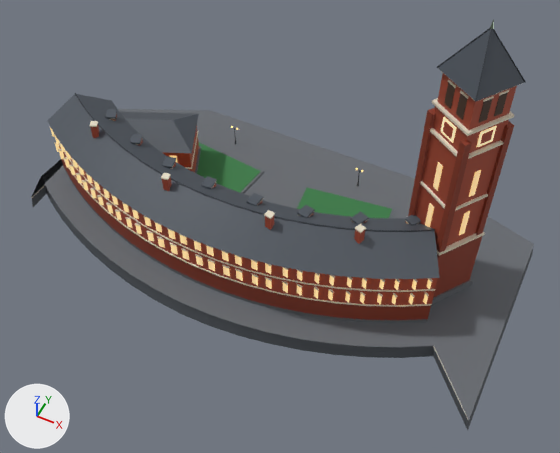
The glTF model assets/landmarks/lm_04_truong_cdsp_dalat.glb, before and after one commit.
Both versions are drawn from a camera (50 mm lens) standing at (45.3, -81.6, 111.1) and looking at (6.9, -4.8, 15.0). Lighting does not change. The marker at lower left points along +X, +Y and +Z. The first picture is the older version. Vertices at exactly the same position are counted once.

In view in the first picture: 'BellTower_54m_Slate_Spire', 'BellTower_54m_Stone_And_DarkBrick', 'BellTower_54m_Toulouse_Brick', 'Courtyard_Granite_Curbs', 'Courtyard_Green_Parterre', 'CurvedWing_Classroom_Windows_Glow', 'CurvedWing_French_Slate_Roof', 'CurvedWing_Romanesque_Cream_Trim', 'CurvedWing_Rusticated_Brick_Base', 'CurvedWing_Toulouse_Red_Brick', 'Foundation_Plinth_Trim', 'Foundation_Skirt' and 5 more.
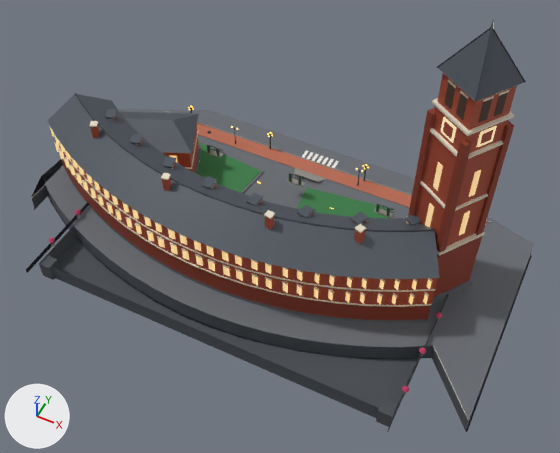
Changed parts and their boxes (x1, y1, x2, y2) in the pictures (560 x 453 px):
'Phase2_Foundation_Skirt_Minus3p5m', added
    after: (39, 226, 421, 427)
'Foundation_Skirt', reshaped
    before: (32, 185, 533, 430)
    after: (32, 185, 532, 432)
'Phase2_Interlocking_Brick_Sidewalk', added
    after: (197, 123, 487, 231)
'Phase2_Granite_Curb_And_Entry_Steps', added
    after: (51, 111, 491, 395)
'Phase2_WroughtIron_Balconies_Railings_Manholes', added
    after: (26, 107, 449, 432)
'Phase2_Pine_And_Bougainvillea_Fence', added
    after: (49, 209, 442, 392)
'Phase2_Zebra_Crosswalk_And_Signboard', added
    after: (302, 150, 339, 168)
'Phase2_Timber_Louver_Shutters_And_Bridge', added
    after: (207, 145, 390, 216)
'Phase2_5Globe_Streetlamps_And_Facade_Glow', added
    after: (188, 105, 369, 209)

Diff of the bpy script that builds the scene:
```diff
--- a/assets/landmarks/lm_04_truong_cdsp_dalat.glb.py
+++ b/assets/landmarks/lm_04_truong_cdsp_dalat.glb.py
@@ me_foundation_skirt @@
-me_foundation_skirt.from_pydata(...)  # 92 vertices, 134 faces; spans x -49.0..46.0, y -17.1..31.4, z -3.0..0.0
+me_foundation_skirt.from_pydata(...)  # 69 vertices, 134 faces; spans x -49.0..46.0, y -17.1..31.4, z -3.5..0.0
+# me_foundation_skirt part 1
+# 64 vertices are removed from x -49.0..46.0, y -17.1..31.4, z -3.0..-1.5
+# 131 faces are deleted
+# 3 vertices in x -46.7..45.7, y -16.0..-5.4, z -1.5 move by (0.0, 0.0, -2.0)
+# 2 vertices move from x -44.0..-39.2, y -8.2..-5.4, z -1.5 to x -39.4..-34.4, y -10.6..-8.2, z -3.5
+# 41 vertices are added at x -49.0..46.0, y -17.1..31.4, z -3.5
+# 131 new faces join them
 me_foundation_skirt.materials.append(mat_foundation_split_granite)
@@ ob_phase2_5globe_streetlamps_and_facade_glow @@
+ob_phase2_5globe_streetlamps_and_facade_glow = bpy.data.objects.new('Phase2_5Globe_Streetlamps_And_Facade_Glow', me_phase2_5globe_streetlamps_and_facade_glow)  # 552 vertices, 1008 faces; spans x -30.4..30.4, y 15.5..26.5, z 0.2..4.8; in mat_p2_heritage_signage_and_5globe_glow (yellow #ffe08a, glowing orange #f9c753)
+ob_phase2_5globe_streetlamps_and_facade_glow.location = (0.0, 0.0, 0.0)
@@ ob_phase2_pine_and_bougainvillea_fence @@
+ob_phase2_pine_and_bougainvillea_fence = bpy.data.objects.new('Phase2_Pine_And_Bougainvillea_Fence', me_phase2_pine_and_bougainvillea_fence)  # 260 vertices, 480 faces; spans x -35.6..35.6, y -16.7..16.7, z 0.8..2.1; in mat_p2_bougainvillea_and_pine_hedge (pink #c83e6b)
+ob_phase2_pine_and_bougainvillea_fence.location = (0.0, 0.0, 0.0)
@@ ob_phase2_timber_louver_shutters_and_bridge @@
+ob_phase2_timber_louver_shutters_and_bridge = bpy.data.objects.new('Phase2_Timber_Louver_Shutters_And_Bridge', me_phase2_timber_louver_shutters_and_bridge)  # 48 vertices, 72 faces; spans x -19.6..19.6, y 15.5..15.6, z 3.9..6.0; in mat_p2_french_louver_shutter_wood (dark green #3d5a45)
+ob_phase2_timber_louver_shutters_and_bridge.location = (0.0, 0.0, 0.0)
@@ ob_phase2_wroughtiron_balconies_railings_manholes @@
+ob_phase2_wroughtiron_balconies_railings_manholes = bpy.data.objects.new('Phase2_WroughtIron_Balconies_Railings_Manholes', me_phase2_wroughtiron_balconies_railings_manholes)  # 532 vertices, 836 faces; spans x -35.0..35.0, y -23.7..26.3, z 0.0..4.8; in mat_p2_wrought_iron_balcony_lamp (black #22262a)
+ob_phase2_wroughtiron_balconies_railings_manholes.location = (0.0, 0.0, 0.0)
@@ ob_phase2_zebra_crosswalk_and_signboard @@
+ob_phase2_zebra_crosswalk_and_signboard = bpy.data.objects.new('Phase2_Zebra_Crosswalk_And_Signboard', me_phase2_zebra_crosswalk_and_signboard)  # a box spanning x -3.76..-3.14, y 26.41..28.81, z 0.0..0.06; a box spanning x -2.61..-1.99, y 26.41..28.81, z 0.0..0.06; a box spanning x -1.46..-0.84, y 26.41..28.81, z 0.0..0.06; a box spanning x -0.31..0.31, y 26.41..28.81, z 0.0..0.06; a box spanning x 0.84..1.46, y 26.41..28.81, z 0.0..0.06; a box spanning x 1.99..2.61, y 26.41..28.81, z 0.0..0.06; a box spanning x 3.14..3.76, y 26.41..28.81, z 0.0..0.06; in mat_p2_crosswalk_and_signage_ivory (white #f4efe6)
+ob_phase2_zebra_crosswalk_and_signboard.location = (0.0, 0.0, 0.0)
@@ ob_phase2_interlocking_brick_sidewalk @@
+ob_phase2_interlocking_brick_sidewalk = bpy.data.objects.new('Phase2_Interlocking_Brick_Sidewalk', me_phase2_interlocking_brick_sidewalk)  # a box spanning x -36.1..36.1, y 22.9..26.1, z 0.0..0.2; in mat_p2_interlocking_brick_sidewalk (orange #b86b52)
+ob_phase2_interlocking_brick_sidewalk.location = (0.0, 0.0, 0.0)
@@ ob_phase2_granite_curb_and_entry_steps @@
+ob_phase2_granite_curb_and_entry_steps = bpy.data.objects.new('Phase2_Granite_Curb_And_Entry_Steps', me_phase2_granite_curb_and_entry_steps)  # 152 vertices, 228 faces; spans x -36.9..36.9, y -16.3..26.3, z 0.0..3.9; in mat_p2_granite_curb_steps (grey #8d8b84)
+ob_phase2_granite_curb_and_entry_steps.location = (0.0, 0.0, 0.0)
@@ ob_phase2_foundation_skirt_minus3p5m @@
+ob_phase2_foundation_skirt_minus3p5m = bpy.data.objects.new('Phase2_Foundation_Skirt_Minus3p5m', me_phase2_foundation_skirt_minus3p5m)  # 56 vertices, 82 faces; spans x -34.6..34.6, y -20.8..20.8, z -3.5..10.9; in mat_p2_split_granite_skirt_3p5m (dark grey #4d5258)
+ob_phase2_foundation_skirt_minus3p5m.location = (0.0, 0.0, 0.0)
```
